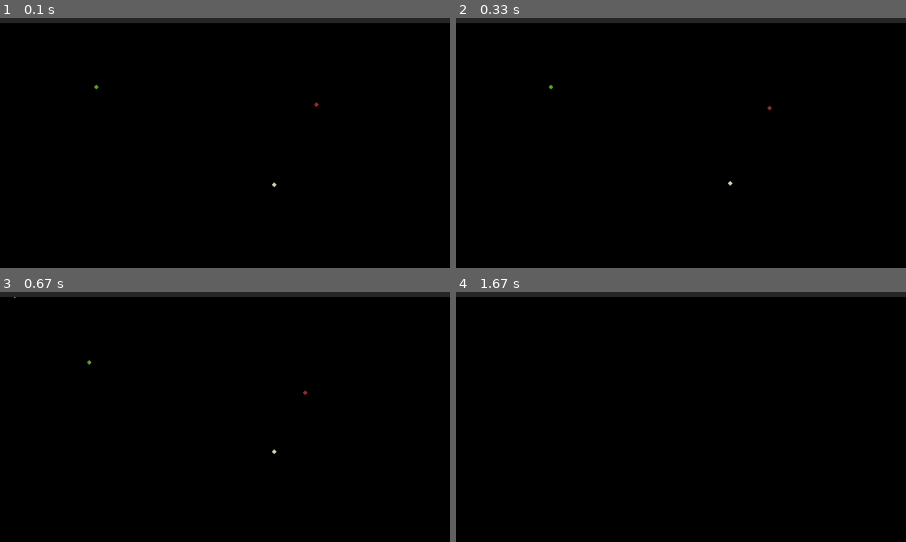
Above: before the commit, frames 1-4 (two rows, left to right).
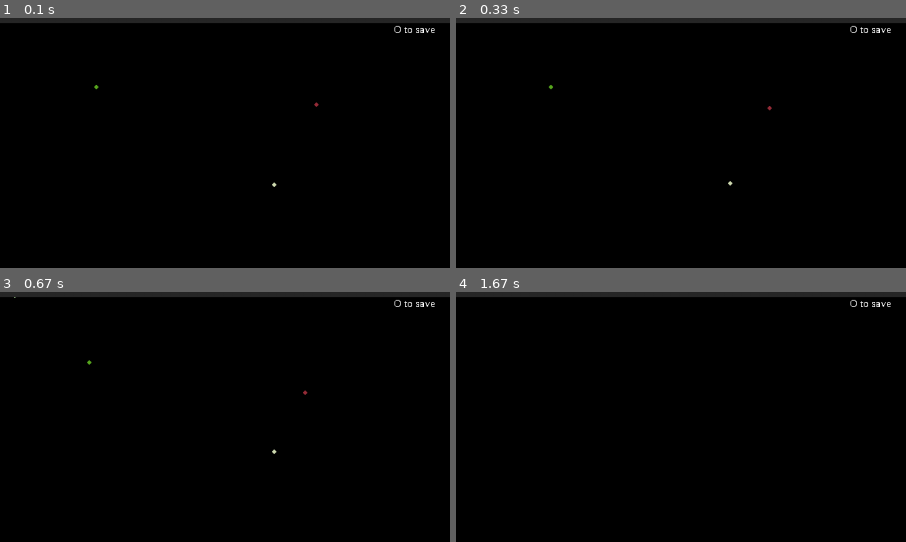
Above: after the commit, the same moments.

Repository: HiDoYa/gravity-simulation
Game: pygame game, started from simulation/main.py
The game is run twice, just before and just after one commit, with the same random seed, the same clock (stepped at 60 frames per second) and the same inputs.
Inputs:
- Up to frame 1 (0.1 s): no input
- Up to frame 2 (0.33 s): no input
- Up to frame 3 (0.67 s): tap O at 0.33 s
- Up to frame 4 (1.67 s): hold D 0.67-1.13 s; tap Space at 0.73, 1.03, 1.23, 1.57 s; tap Z at 0.82 s; hold W 1.17-1.47 s; tap X at 1.32 s; hold D from 1.5 s (still down)
The pictures show only the part of the screen within x 50-100%, y 3-53%; the shares and areas given below are measured in that part.

The runs differ from the first frame. In frame 1, 0.1% of the frame differs, in the area x 87-97%, y 3-6%; in frame 2, 0.1%; in frame 3, 0.1%; in frame 4, 0.1%.

Commit message:
Added save and load function

Diff:
--- a/simulation/main.py
+++ b/simulation/main.py
@@ -11,6 +11,7 @@
 
 '''
 import math
+import os
 import pygame
 import random
 import sys
@@ -23,9 +24,12 @@
 	except ValueError:
 		return False
 
+# Variables and flags
 width = 1280
 height = 720
 file_open = False
+file_position_x = []
+file_position_y = []
 
 # Checks for diff resolution or for file to open
 if len(sys.argv) > 1:
@@ -41,12 +45,15 @@
 if file_open:
 	preset_file = open(file_to_open, "r")
 	stored_data = preset_file.readlines()
+	# Remove square brackets from list
+	stored_data[2] =stored_data[2].replace("[", "").replace("]", "")
+	stored_data[3] =stored_data[3].replace("[", "").replace("]", "")
 
 	# Sets starting positions based on data
 	start_mass = int(stored_data[0])
 	number_of_objects = int(stored_data[1])
-	file_positions_x = [int(x) for x in stored_data[2].split(',')]
-	file_positions_y = [int(x) for x in stored_data[3].split(',')]
+	file_position_x = [int(x) for x in stored_data[2].split(',')]
+	file_position_y = [int(x) for x in stored_data[3].split(',')]
 
 	preset_file.close()
 
@@ -79,6 +86,7 @@
 text_g = text_font.render("E for more objects", False, WHITE)
 text_h = text_font.render("D for less objects", False, WHITE)
 text_p = text_font.render("P to pause/unpause", False, WHITE)
+text_o = text_font.render("O to save", False, WHITE)
 
 clock = pygame.time.Clock()
 random.seed()
@@ -243,17 +251,23 @@
 def init_objects():
 	# Resets screen regardless of flag draw_path
 	screen.fill(BLACK)
+	if not file_open:
+		file_position_x[:] = []
+		file_position_y[:] = []
 
 	for i in range(number_of_objects):
 		# Mass must be in 10^11kg scale (because gravity would be too weak otherwise)
 		mass = start_mass * (10 ** 11)
 		if file_open:
-			position_x = file_positions_x[i]
-			position_y = file_positions_y[i]
+			position_x = file_position_x[i]
+			position_y = file_position_y[i]
 		else:
 			# Randomized position
 			position_x = random.randint(0, size[0])
 			position_y = random.randint(0, size[1])
+			# Stores position in var for saving
+			file_position_x.append(position_x)
+			file_position_y.append(position_y)
 		# Randomized color
 		color = (random.randint(0, 255), random.randint(0, 255), random.randint(0, 255))
 		# Add the object and calculate radius
@@ -330,6 +344,33 @@
 	elif pressed[pygame.K_p] and current_time > delay + last_time:
 		last_time = current_time
 		pause = not pause
+
+	# Save
+	elif pressed[pygame.K_o] and current_time > delay + last_time:
+		last_time = current_time
+		current_files = os.listdir("./")
+		# Look through each preset for a number preset that doesn't exist yet
+		# There must be one usable file name in current_files + 1
+		num_for_file = -1
+		for j in range(len(current_files) + 1):
+			str_to_check = "preset" + str(j) + ".txt"
+			current_use = True
+			# Only use file name if it isn't the same as the other file names in the directory
+			for i in range(len(current_files)):
+				if current_files[i] == str_to_check:
+					current_use = False
+					break
+			# Exit if match was found
+			if current_use:
+				num_for_file = j
+				break
+		# Save current in file
+		save_file = open("preset" + str(num_for_file) + ".txt", "w")
+		save_file.write(str(start_mass) + '\n')
+		save_file.write(str(number_of_objects) + '\n')
+		save_file.write(str(file_position_x) + '\n')
+		save_file.write(str(file_position_y))
+		save_file.close()
 
 	# Wtf
 	elif pressed[pygame.K_m] and current_time > delay + last_time:
@@ -393,13 +434,13 @@
 	for i in objects:
 		if i.selected and not i.merged:
 			object_information_x = "X  Position: " + str(round(i.position_x, 2))
-			object_information_y = "Y  Position: " + str(round(i.position_y, 2))
+			object_information_y = "Y  Position: " + str(size[1] - round(i.position_y, 2))
 			object_information_vel_x = "X  Velocity: "  + str(round(i.velocity_x, 3)) + "m/s"
-			object_information_vel_y = "Y  Velocity: "  + str(round(i.velocity_y, 3)) + "m/s"
+			object_information_vel_y = "Y  Velocity: "  + str(round(-i.velocity_y, 3)) + "m/s"
 			object_information_acc_x = "X  Acceleration: " + str(round(i.acceleration_x, 5)) + "m/s^2"
-			object_information_acc_y = "Y  Acceleration: " + str(round(i.acceleration_y, 5)) + "m/s^2"
+			object_information_acc_y = "Y  Acceleration: " + str(round(-i.acceleration_y, 5)) + "m/s^2"
 			object_information_force_x = "X  Force: " + str('%.3e' % i.store_force_x) + "N"
-			object_information_force_y = "Y  Force: " + str('%.3e' % i.store_force_y) + "N"
+			object_information_force_y = "Y  Force: " + str('%.3e' % -i.store_force_y) + "N"
 			# Display the text
 			text_display_x = text_font_small.render(object_information_x, False, WHITE)
 			text_display_y = text_font_small.render(object_information_y, False, WHITE)
@@ -442,6 +483,7 @@
 	screen.blit(text_z, (10, size[1] - 75))
 	screen.blit(text_x, (10, size[1] - 50))
 	screen.blit(text_c, (10, size[1] - 25))
+	screen.blit(text_o, (size[0] - 80, 40))
 
 	# Idk
 	if GRAV_CONST > 0:
--- /dev/null
+++ b/simulation/preset0.txt
@@ -0,0 +1,4 @@
+50
+15
+[349, 385, 124, 1067, 1141, 21, 1224, 870, 1001, 486, 25, 684, 628, 876, 1010]
+[283, 410, 587, 569, 223, 440, 423, 699, 239, 701, 256, 129, 614, 197, 428]
--- a/simulation/preset1.txt
+++ b/simulation/preset1.txt
@@ -1,4 +1,4 @@
 50
 15
-400,400,300,200,100,100,200,300,400,100,300,400,100,200,700
-400,400,300,200,100,100,200,300,400,100,300,400,100,200,700
+[333, 865, 555, 249, 646, 394, 523, 6, 1167, 624, 1021, 127, 1183, 891, 1218]
+[661, 105, 331, 438, 580, 376, 234, 414, 441, 457, 70, 208, 430, 224, 367]
